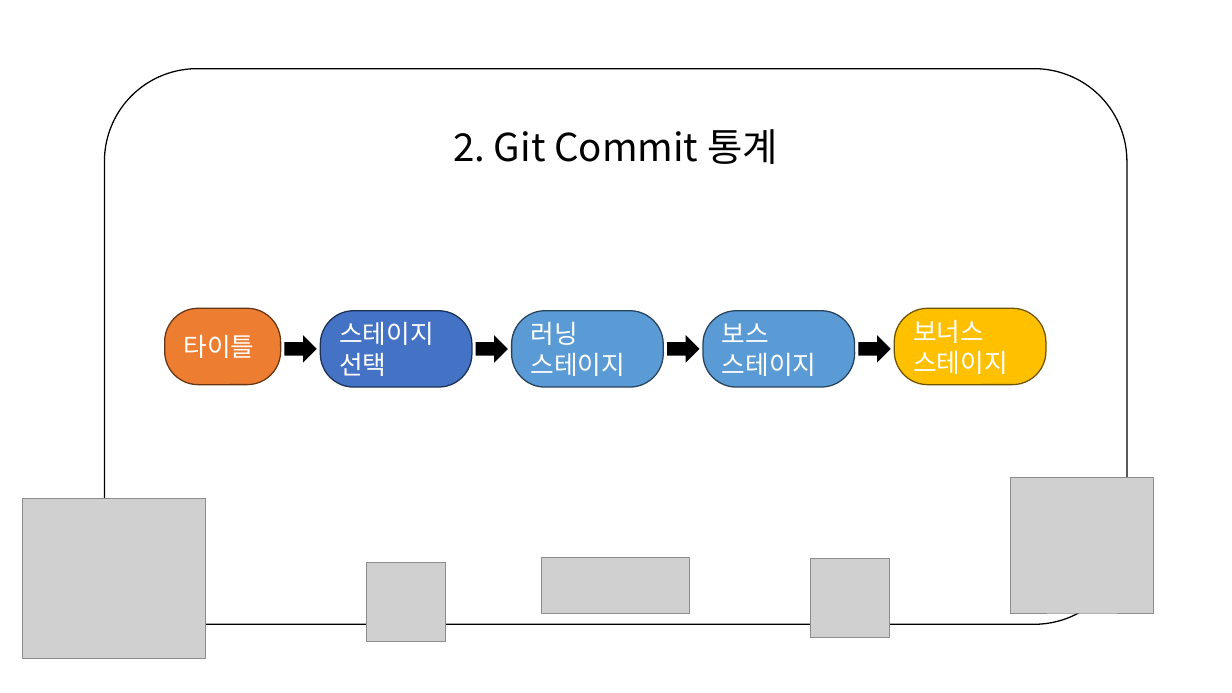
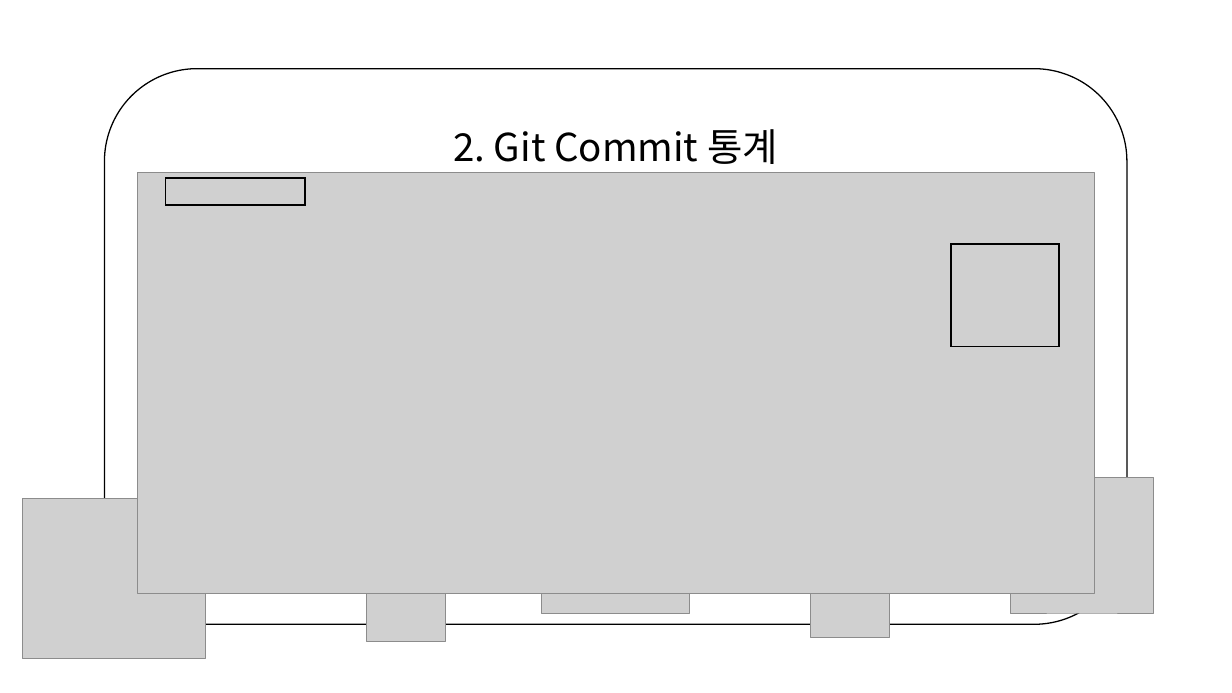
Before and after one commit to pikach-u/2DGP_PIXELJONES, a slide deck: slide 5 of 2DGP 2차 발표.pptx. Drawn at 1232x693 pixels with LibreOffice and Linux fonts; fonts in the diff are those of the drawing; grey boxes stand for pictures; background and template pictures are left out. Boxes give left, top, right and bottom in pixels: in the first picture for what was removed or moved away, otherwise in the second. Text is boxed around its words. In the diff, an @@ line names an element or a change of style, - is before the commit and + after.

```diff
--- a/2DGP 2차 발표.pptx
+++ b/2DGP 2차 발표.pptx
@@ picture added at (138, 173, 1094, 594) @@
@@ rectangle added at (165, 177, 306, 204), outline #000000 1.5 pt @@
@@ rectangle added at (952, 244, 1060, 347), outline #000000 1.5 pt @@
@@ rounded rectangle removed at (165, 309, 281, 385) @@
-타이틀
@@ rounded rectangle removed at (321, 311, 472, 387) @@
-스테이지
-선택
@@ rounded rectangle removed at (512, 311, 664, 387) @@
-러닝
-스테이지
@@ rounded rectangle removed at (703, 311, 855, 387) @@
-보스
-스테이지
@@ rounded rectangle removed at (895, 309, 1046, 385) @@
-보너스
-스테이지
@@ right arrow removed at (285, 336, 315, 360) @@
@@ right arrow removed at (476, 336, 506, 360) @@
@@ right arrow removed at (668, 336, 699, 360) @@
@@ right arrow removed at (860, 336, 890, 360) @@
```
Also in this commit, not shown: 2 other slides changed, 1 slide added, 3 slides removed.
